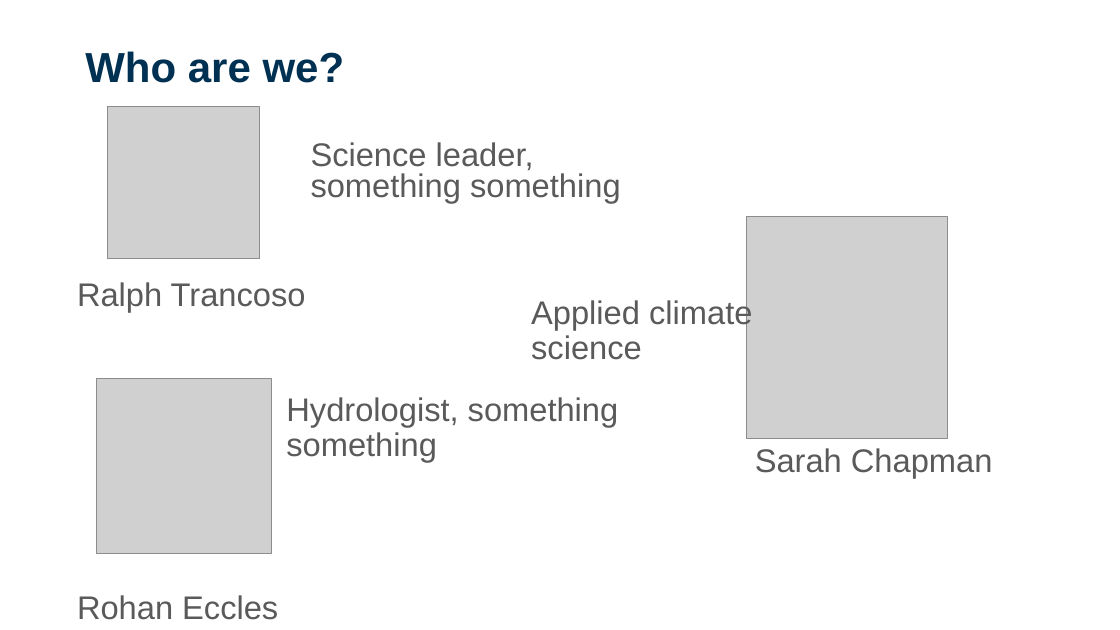
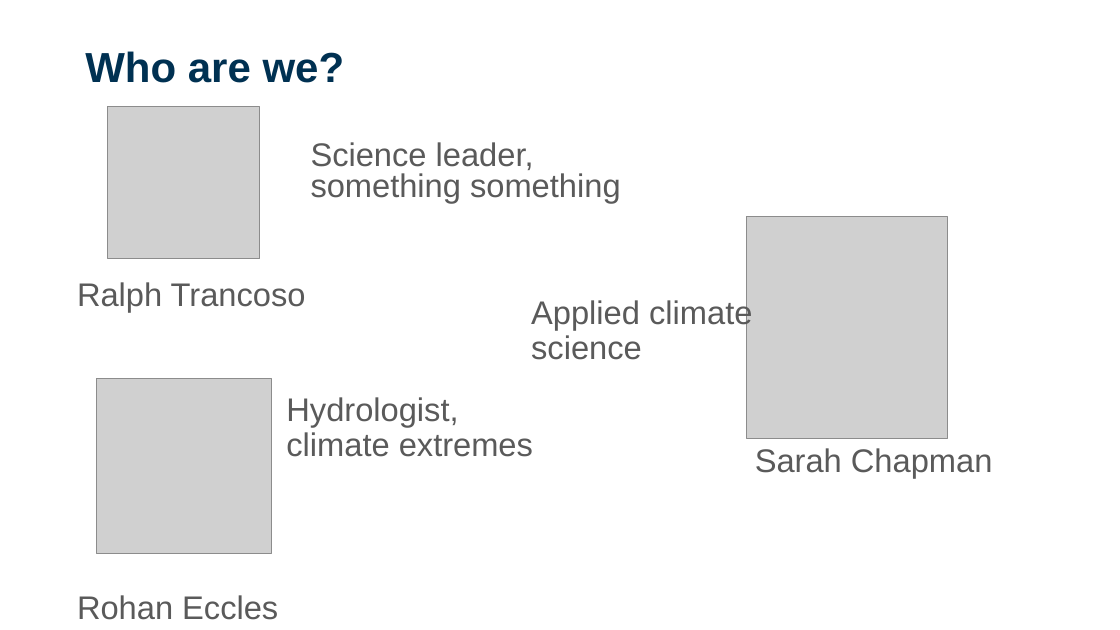
Before and after one commit to sdesrosiers1989/ICCB_Projections, a slide deck: slide 2 of ICCB2025_Session2_ClimateProjections.pptx. Drawn at 1120x630 pixels with LibreOffice and Linux fonts; fonts in the diff are those of the drawing; grey boxes stand for pictures; background and template pictures are left out. Boxes give left, top, right and bottom in pixels: in the first picture for what was removed or moved away, otherwise in the second. Text is boxed around its words. In the diff, an @@ line names an element or a change of style, - is before the commit and + after.

```diff
--- a/ICCB2025_Session2_ClimateProjections.pptx
+++ b/ICCB2025_Session2_ClimateProjections.pptx
@@ text at (286,397,533,457): text changed @@
-Hydrologist, something something
+Hydrologist, climate extremes
```
Also in this commit, not shown: 5 other slides changed, 1 other file.
